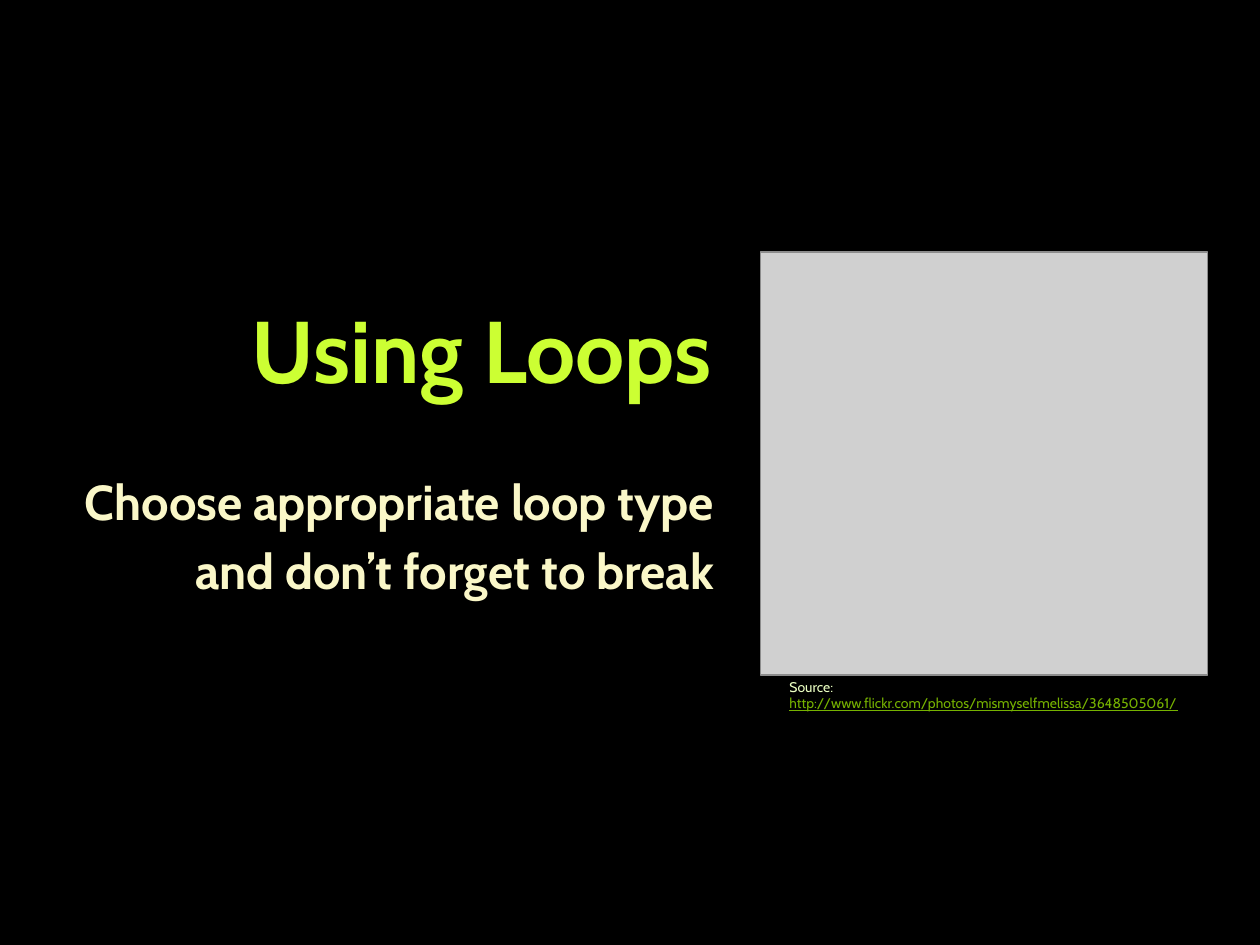
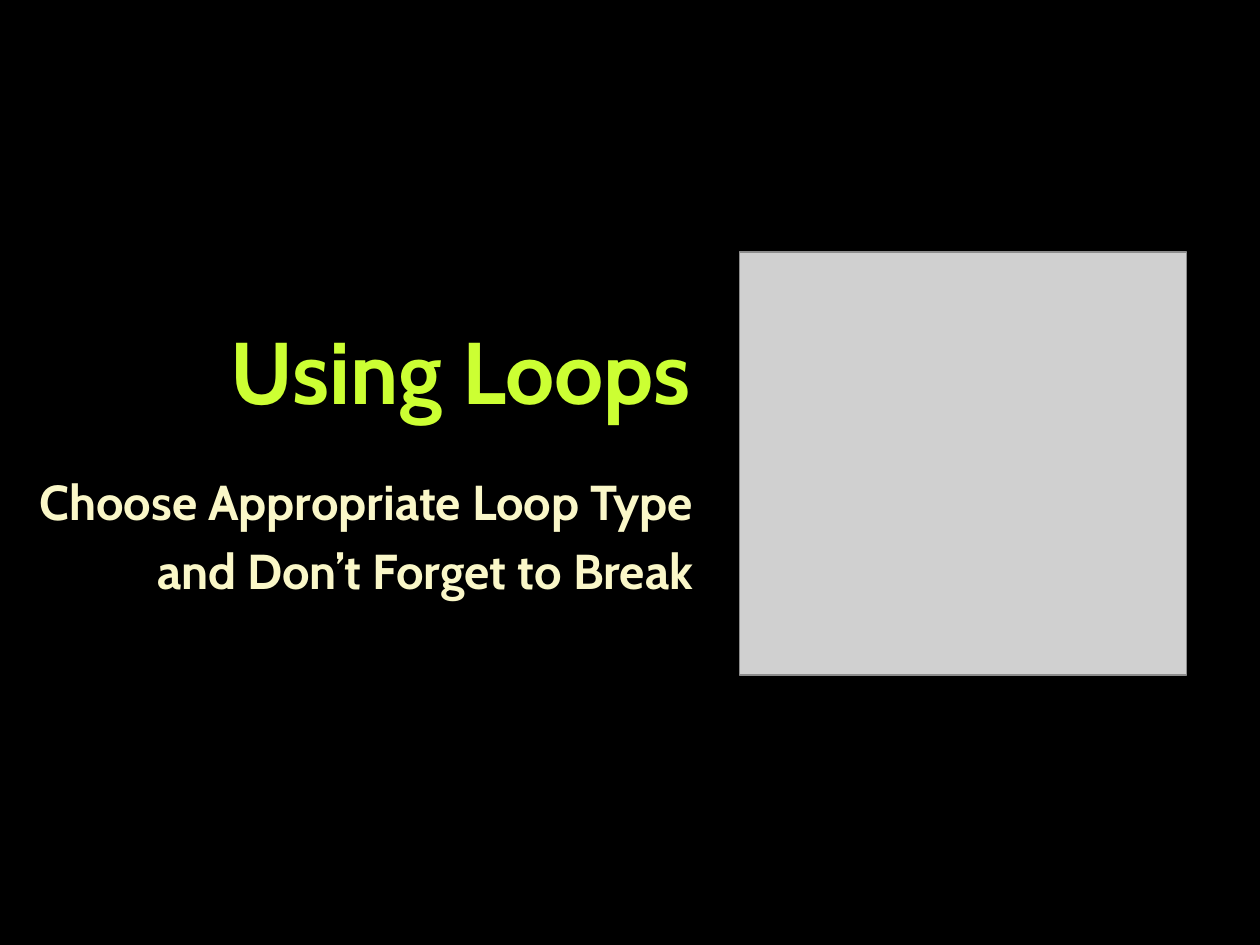
Before and after one commit to NikolayGenov/TelerikAcademy, a slide deck: slide 35 of KPK/Lectures/6. Using Control Structures, Conditional Statements and Loops.pptx. Drawn at 1260x945 pixels with LibreOffice and Linux fonts; fonts in the diff are those of the drawing; grey boxes stand for pictures; background and template pictures are left out. Boxes give left, top, right and bottom in pixels: in the first picture for what was removed or moved away, otherwise in the second. Text is boxed around its words. In the diff, an @@ line names an element or a change of style, - is before the commit and + after.

Commit message:
KPK Using conditionalStatementsLoops etc.

```diff
--- a/KPK/Lectures/6. Using Control Structures, Conditional Statements and Loops.pptx
+++ b/KPK/Lectures/6. Using Control Structures, Conditional Statements and Loops.pptx
@@ picture: place and size @@
-picture at (760, 252, 1207, 675)
+picture at (740, 252, 1187, 675)
@@ title "Using Loops": place and size @@
-title "Using Loops" at (252, 321, 712, 402)
+title "Using Loops" at (231, 342, 691, 423)
@@ subtitle at (40, 483, 693, 600): text changed @@
-Choose appropriate loop type
-and don’t forget to break
+Choose Appropriate Loop Type
+and Don’t Forget to Break
@@ text removed at (789, 682, 1176, 712) @@
-Source: http://www.flickr.com/photos/mismyselfmelissa/3648505061/
```
Also in this commit, not shown: 45 other slides changed, 17 other files.
